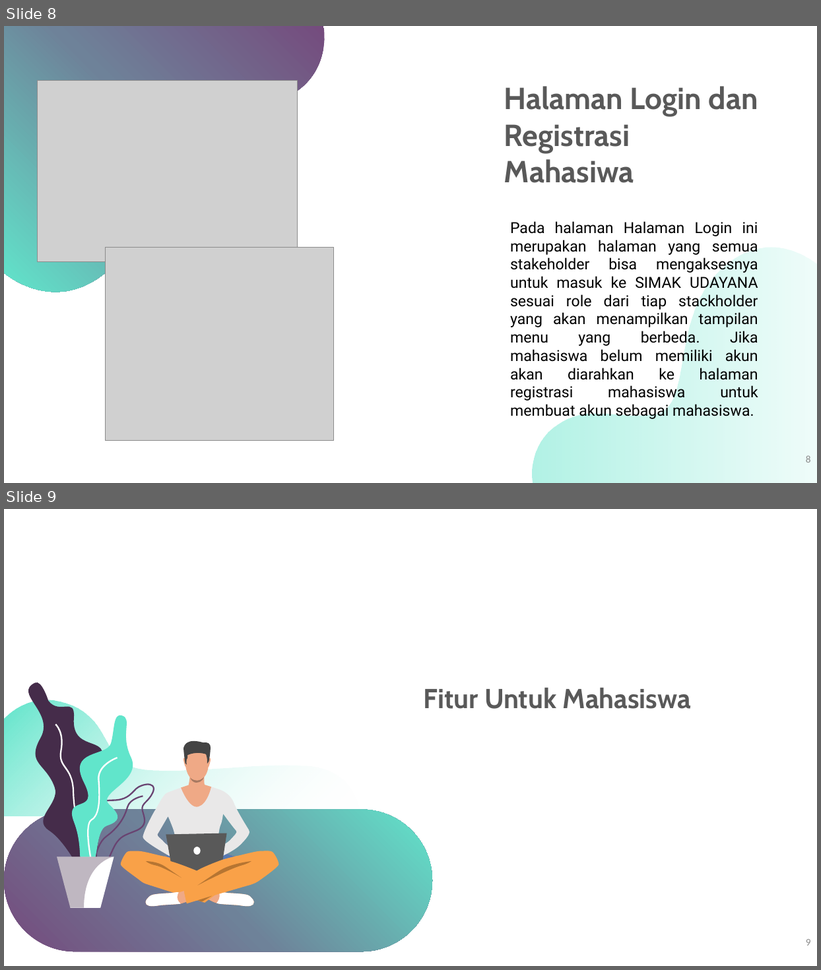
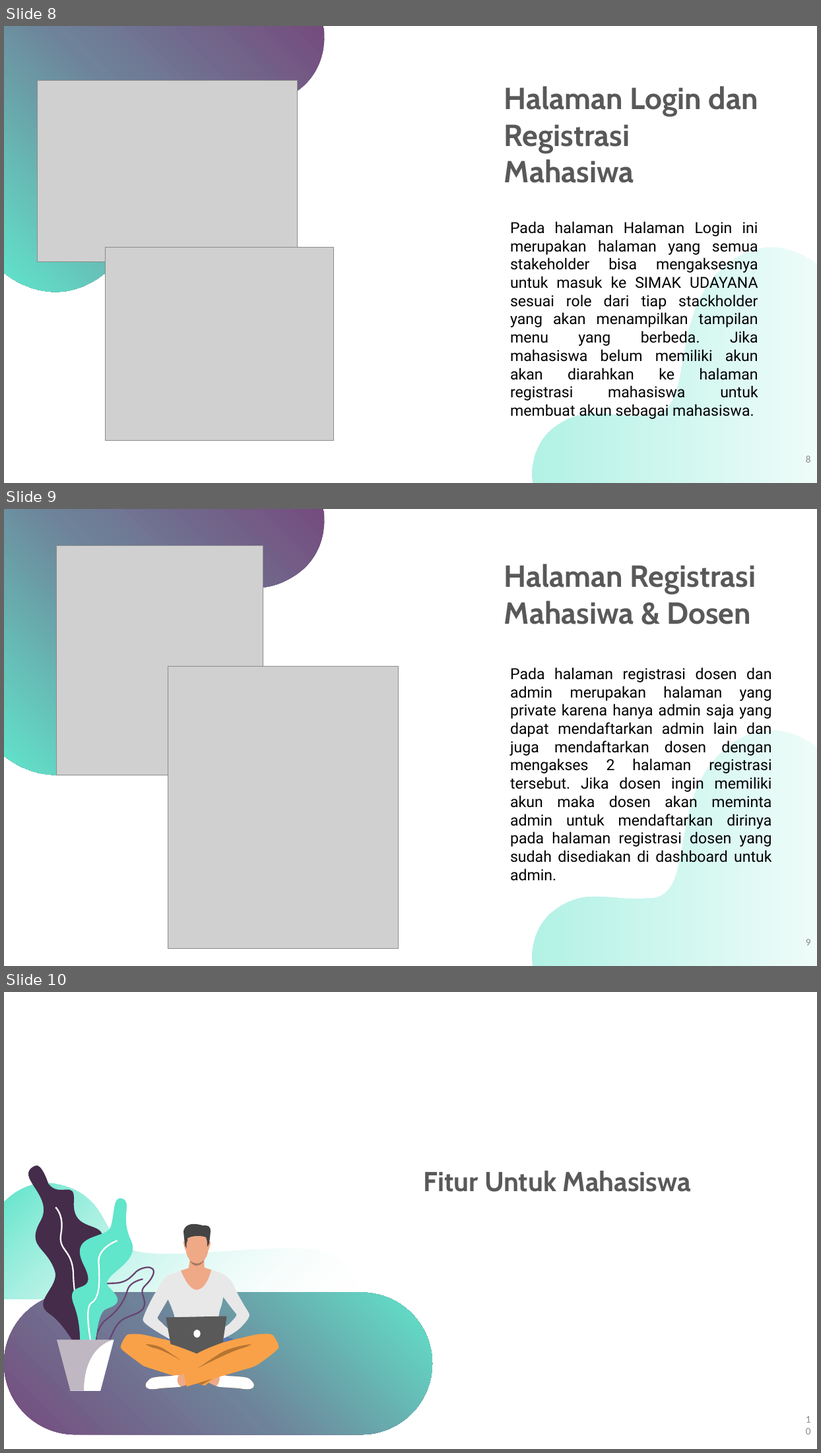
Before and after one commit to gustibagusbayu/PraktikumWebC, a slide deck: Final Project/1708561051.pptx. Shown one above the other, each under a label of ours: slides 8 and 9 before the commit, slides 8, 9 and 10 after it. The pictures are 821x970 and 821x1453 pixels, drawn with LibreOffice and Linux fonts; fonts in the diff are those of the drawing; grey boxes stand for pictures. Boxes give left, top, right and bottom in pixels: in the first picture for what was removed or moved away, otherwise in the second. Text is boxed around its words. In the diff, an @@ line names an element or a change of style, - is before the commit and + after.

```diff
--- a/Final Project/1708561051.pptx
+++ b/Final Project/1708561051.pptx
@@ slide 9 added at (4, 509, 817, 966), background #FFFFFF @@
@@ freeform shape added at (4, 509, 331, 775), fill gradient #754A7D to #6E8299 to #61E5CB @@
@@ picture added at (57, 545, 263, 775) @@
@@ text added at (504, 564, 756, 625), 36 pt, text #595959, bold @@
+Halaman Registrasi Mahasiwa & Dosen
@@ picture added at (168, 666, 399, 949) @@
@@ text added at (510, 667, 772, 865), 18 pt, text #000000 @@
+Pada halaman registrasi dosen dan admin merupakan halaman yang private karena hanya admin saja yang dapat mendaftarkan admin lain dan juga mendaftarkan dosen dengan mengakses 2 halaman registrasi tersebut. Jika dosen ingin memiliki akun maka dosen akan meminta admin untuk mendaftarkan dirinya pada halaman registrasi dosen yang sudah disediakan di dashboard untuk admin.
@@ freeform shape added at (525, 730, 817, 966), fill gradient #61E5CB @@
@@ page number added at (806, 939, 811, 946), 12 pt, text #8C8C8C @@
+9
@@ what was slide 9 is now slide 10 @@
@@ page number at (806, 1422, 811, 1429): text changed @@
-9
+10
```
Also in this commit, not shown: 42 other files.
